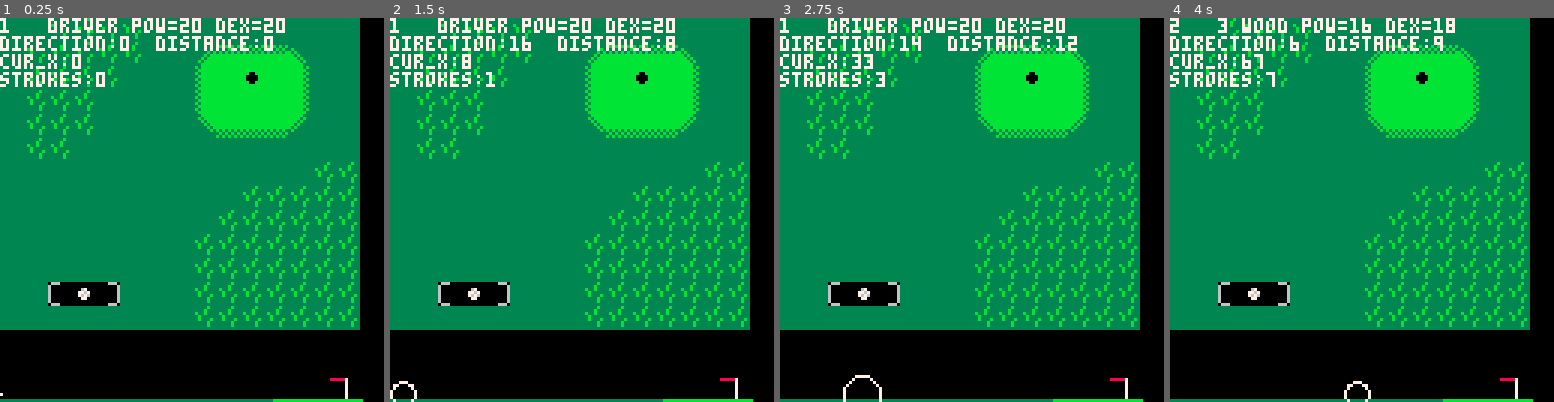
Above: before the commit, frames 1-4 (left to right).
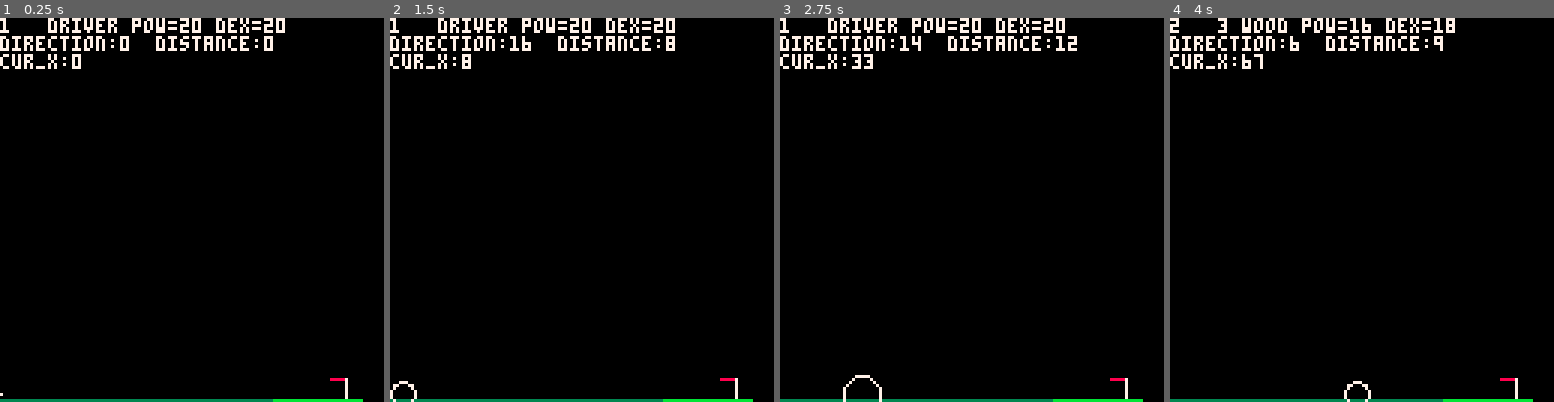
Above: after the commit, the same moments.

Repository: allstargoldeneye/pico8-power-projects
Game: PICO-8 cartridge dicegolf/dicegolf.p8
The game is run twice, just before and just after one commit, with the same random seed, the same clock (stepped at 60 frames per second) and the same inputs.
Inputs:
- Up to frame 1 (0.25 s): no input
- Up to frame 2 (1.5 s): tap X (X key) at 1.07 s
- Up to frame 3 (2.75 s): tap X (X key) at 2.07, 2.4, 2.73 s; hold Down from 2.42 s (still down)
- Up to frame 4 (4 s): release Down at 2.82 s; tap X (X key) at 3.07, 3.4, 3.73 s; hold Up from 3.58 s (still down)

The runs differ from the first frame. In frame 1, 73% of the frame differs, in the area x 0-94%, y 0-82%; in frame 2, 72%; in frame 3, 72%; in frame 4, 73%.

Commit message:
Update dicegolf.p8

Diff:
--- a/dicegolf/dicegolf.p8
+++ b/dicegolf/dicegolf.p8
@@ -13,18 +13,6 @@
 
 function _draw()
  cls()
-
- --upper right cheat sheet
- --() - this is code
- --🐱 - tiles and spirtes
- --▒ - map
- --⬅️ - sounds
- --♪ - patterns
-
- --draws the map
- map()
-
- --printout statements
  print(club_select.."   "..
  clubs[club_select].name.." pow="..
  clubs[club_select].pow.." dex="..
@@ -35,11 +23,9 @@
  print("direction:"..s_direction
  .."  distance:"..s_distance)
  print("cur_x:"..cur_ball_x)
- print("strokes:"..strokes)
  draw_course()
 
  if (btnp(❎)) then
-  strokes +=1
   cur_ball_x += s_distance
   prev_shot = s_distance/2
  end
@@ -111,56 +97,34 @@
 prev_shot = 0
 cur_ball_x = 0
 green_edge = 91
-flagpole = 120
 
 function draw_course()
  rectfill(0,127,120,127,3)
  --rectfill(60,90,120,127,10)
  rectfill(green_edge,127,120,127,11)
-
- --the fake flagpole
  for i=120, 126 do
   pset(115,i,7)
  end
  for i=110, 114 do
   pset(i,120,8)
  end
+end
+__gfx__
+00000000000000000000000000000000000000000000000000000000000000000000000000000000000000000000000000000000000000000000000000000000
+00000000000000000000000000000000000000000000000000000000000000000000000000000000000000000000000000000000000000000000000000000000
+00700700000670000000000000000000000000000000000000000000000000000000000000000000000000000000000000000000000000000000000000000000
+00077000007767000000000000000000000000000000000000000000000000000000000000000000000000000000000000000000000000000000000000000000
+00077000007676000000000000000000000000000000000000000000000000000000000000000000000000000000000000000000000000000000000000000000
+00700700000770000000000000000000000000000000000000000000000000000000000000000000000000000000000000000000000000000000000000000000
+__map__
+0000000000000000000000000000000000000000000000000000000000000000000000000000000000000000000000000000000000000000000000000000000000000000000000000000000000000000000000000000000000000000000000000000000000000000000000000000000000000000000000000000000000000000
+0000000000000101000000000000000000000000000000000000000000000000000000000000000000000000000000000000000000000000000000000000000000000000000000000000000000000000000000000000000000000000000000000000000000000000000000000000000000000000000000000000000000000000
+0000000001010101010100000000000000000000000000000000000000000000000000000000000000000000000000000000000000000000000000000000000000000000000000000000000000000000000000000000000000000000000000000000000000000000000000000000000000000000000000000000000000000000
+0000000001000000010101010000000000000000000000000000000000000000000000000000000000000000000000000000000000000000000000000000000000000000000000000000000000000000000000000000000000000000000000000000000000000000000000000000000000000000000000000000000000000000
+0000000001000000000101010101000000000000000000000000000000000000000000000000000000000000000000000000000000000000000000000000000000000000000000000000000000000000000000000000000000000000000000000000000000000000000000000000000000000000000000000000000000000000
+0000000001010000000000000001010000000000000000000000000000000000000000000000000000000000000000000000000000000000000000000000000000000000000000000000000000000000000000000000000000000000000000000000000000000000000000000000000000000000000000000000000000000000
+0000000000010101010100000000010000000000000000000000000000000000000000000000000000000000000000000000000000000000000000000000000000000000000000000000000000000000000000000000000000000000000000000000000000000000000000000000000000000000000000000000000000000000
+0000000000000000000000000000000000000000000000000000000000000000000000000000000000000000000000000000000000000000000000000000000000000000000000000000000000000000000000000000000000000000000000000000000000000000000000000000000000000000000000000000000000000000
+0001010101000000000000000000000000000000000000000000000000000000000000000000000000000000000000000000000000000000000000000000000000000000000000000000000000000000000000000000000000000000000000000000000000000000000000000000000000000000000000000000000000000000
 
 
-end
-__gfx__
-0000000000000000bbbbb3b33b3bbbbbbbbbbbbb3333333333333333bbbbbbbb0000666006660000000000000000000000000000000000000000000000000000
-0000000000000000bbbbbb3333bbbbbbbbbbbbbb333333333b3b3b3bbbbbbbbb0000000660000000000000000000000000000000000000000000000000000000
-0070070000067000bbbbb3b33b3bbbbbbbbbbbbb33333333b3b3b3b3bbbbbbbb0000000660000000000000000000000000000000000000000000000000000000
-0007700000776700bbbbbb3333bbbbbbbbbbbbbb333333333b3b3b3bbbbbbbbb0000000660000000000000000000000000000000000000000000000000000000
-0007700000767600bbbbb3b33b3bbbbbbbbbbbbb33333333bbbbbbbbbbbbbbbb0000000660000000000000000000000000000000000000000000000000000000
-0070070000077000bbbbbb3333bbbbbbbbbbbbbb33333333bbbbbbbbb3b3b3b30000000660000000000000000000000000000000000000000000000000000000
-0000000000000000bbbbb3b33b3bbbbbbbbbbbbb33333333bbbbbbbb3b3b3b3b0000000660000000000000000000000000000000000000000000000000000000
-0000000000000000bbbbbb3333bbbbbbbbbbbbbb33333333bbbbbbbbb3b3b3b30000666006660000000000000000000000000000000000000000000000000000
-3333333333333333333bbbbbbbbbb333bbbbbbbb33333b33bbbbbbbb000000000000000000000000000000000000000000000000000000000000000000000000
-333333333333333333b3bbbbbbbb3b33bbbbbbbb3333b33300000000000000000000000000000000000000000000000000000000000000000000000000000000
-333333b33b333333333b3bbbbbb3b333bbb00bbb3b33b33300000000000000000000000000000000000000000000000000000000000000000000000000000000
-33333b3bb3b333333333b3bbbb3b3333bb0000bb33b3333300000000000000000000000000000000000000000000000000000000000000000000000000000000
-3333b3bbbb3b333333333b3bb3b33333bb0000bb33b333b300000000000000000000000000000000000000000000000000000000000000000000000000000000
-333b3bbbbbb3b333333333b33b333333bbb00bbb33333b3300000000000000000000000000000000000000000000000000000000000000000000000000000000
-33b3bbbbbbbb3b333333333333333333bbbbbbbb33333b3300000000000000000000000000000000000000000000000000000000000000000000000000000000
-333bbbbbbbbbb3333333333333333333bbbbbbbb3333333300000000000000000000000000000000000000000000000000000000000000000000000000000000
-__gff__
-0001808080008080000000000000000080808080400000000000000000000000000000000000000000000000000000000000000000000000000000000000000000000000000000000000000000000000000000000000000000000000000000000000000000000000000000000000000000000000000000000000000000000000
-0000000000000000000000000000000000000000000000000000000000000000000000000000000000000000000000000000000000000000000000000000000000000000000000000000000000000000000000000000000000000000000000000000000000000000000000000000000000000000000000000000000000000000
-__map__
-0505151515150505050505050505050000000000000000000000000000000000000000000000000000000000000000000000000000000000000000000000000000000000000000000000000000000000000000000000000000000000000000000000000000000000000000000000000000000000000000000000000000000000
-0515151515150505100606061105050000000000000000000000000000000000000000000000000000000000000000000000000000000000000000000000000000000000000000000000000000000000000000000000000000000000000000000000000000000000000000000000000000000000000000000000000000000000
-0515151515050505030414040205050000000000000000000000000000000000000000000000000000000000000000000000000000000000000000000000000000000000000000000000000000000000000000000000000000000000000000000000000000000000000000000000000000000000000000000000000000000000
-0515151505050505030404040205050000000000000000000000000000000000000000000000000000000000000000000000000000000000000000000000000000000000000000000000000000000000000000000000000000000000000000000000000000000000000000000000000000000000000000000000000000000000
-0515151505050505120707071305050000000000000000000000000000000000000000000000000000000000000000000000000000000000000000000000000000000000000000000000000000000000000000000000000000000000000000000000000000000000000000000000000000000000000000000000000000000000
-0515150505050505050505050505050000000000000000000000000000000000000000000000000000000000000000000000000000000000000000000000000000000000000000000000000000000000000000000000000000000000000000000000000000000000000000000000000000000000000000000000000000000000
-0505050505050505050505050515150000000000000000000000000000000000000000000000000000000000000000000000000000000000000000000000000000000000000000000000000000000000000000000000000000000000000000000000000000000000000000000000000000000000000000000000000000000000
-0505050505050505050515151515150000000000000000000000000000000000000000000000000000000000000000000000000000000000000000000000000000000000000000000000000000000000000000000000000000000000000000000000000000000000000000000000000000000000000000000000000000000000
-0505050505050505051515151515150000000000000000000000000000000000000000000000000000000000000000000000000000000000000000000000000000000000000000000000000000000000000000000000000000000000000000000000000000000000000000000000000000000000000000000000000000000000
-0505050505050505151515151515150000000000000000000000000000000000000000000000000000000000000000000000000000000000000000000000000000000000000000000000000000000000000000000000000000000000000000000000000000000000000000000000000000000000000000000000000000000000
-0505050505050505151515151515150000000000000000000000000000000000000000000000000000000000000000000000000000000000000000000000000000000000000000000000000000000000000000000000000000000000000000000000000000000000000000000000000000000000000000000000000000000000
-0505090108050505151515151515150000000000000000000000000000000000000000000000000000000000000000000000000000000000000000000000000000000000000000000000000000000000000000000000000000000000000000000000000000000000000000000000000000000000000000000000000000000000
-0505050505050505151515151515150000000000000000000000000000000000000000000000000000000000000000000000000000000000000000000000000000000000000000000000000000000000000000000000000000000000000000000000000000000000000000000000000000000000000000000000000000000000
-
-
